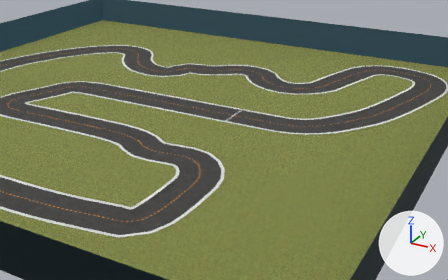
One commit to the COLLADA model bundle/meshes/thunder_hill_pro_ccw/thunder_hill_pro_ccw.dae: the scene before it, then after it.
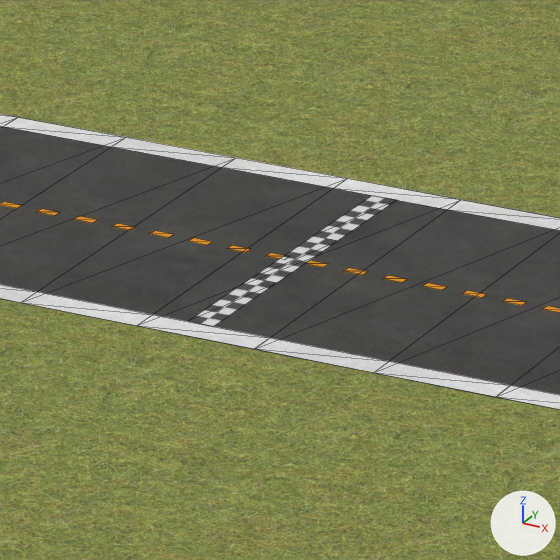
Old and new are each drawn from a 50 mm camera at (9.71, -13.37, 6.09) aimed at (2.34, 0.03, -0.61) and again close up on the part from 46% to 57% of the width and 33% to 50% of the height. The lights are fixed; the arrows at lower right show +X, +Y and +Z. The close-ups show mesh edges as thin lines. Where no turn or scale is listed for an object, it has been applied to the vertices.

Names of what the first close-up shows: 'StartLine', 'cl', 'field', 'il', 'ol', 'road'.
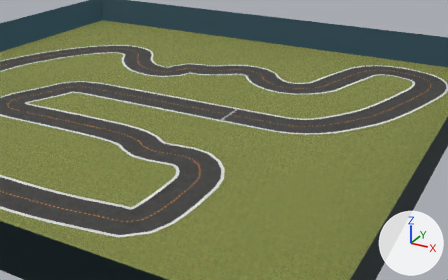
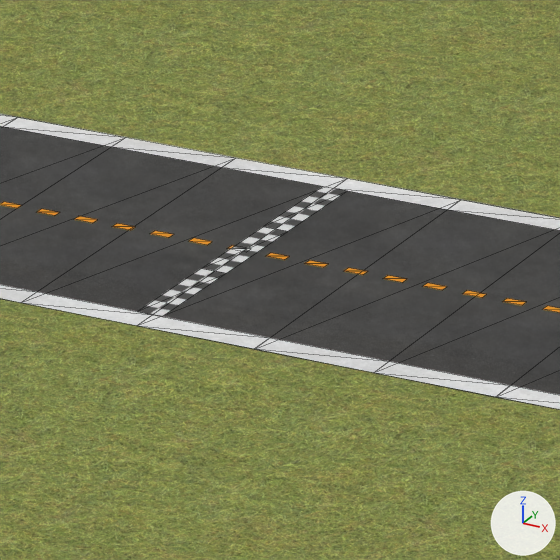
Location of each change, [x1, y1, x2, y2] in pixels of the close-ups (560 x 560 px):
'StartLine', moved
    before: [189, 195, 397, 326]
    after: [138, 186, 347, 316]

The change in detail:
Object 'StartLine' (ob_startline) moves from (2.453, 0.372, 0.002) to (2.323, 0.37, 0.002).
